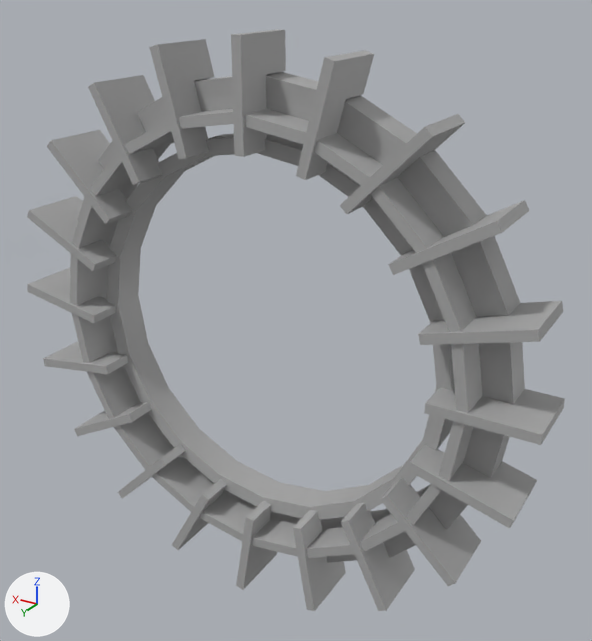
One commit to the FBX model Assets/Models/Waterwheel/waterwheel.fbx: the scene before it, then after it.
Both versions are drawn from a 50 mm camera at (-6.65, 11.27, 10.36) aimed at (-0.32, 0.71, 5.09). Arrows for +X, +Y and +Z are at lower left; the lights stay in place. Where no turn or scale is listed for an object, it has been applied to the vertices.
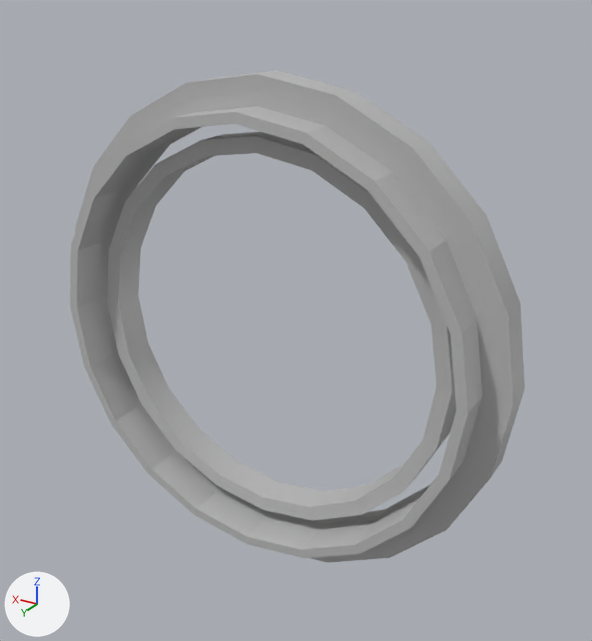
Where the newer file only moved an object's origin or applied its transform, the numbers keep the older frame.

What differs and where, as boxes (x1, y1, x2, y2) in the pictures (592 x 641 px):
'pCube8', deleted: before (231, 29, 286, 157)
'pCube14', deleted: before (407, 445, 537, 528)
'pCube31', deleted: before (149, 39, 215, 160)
'pCube13', deleted: before (424, 387, 565, 445)
'pCube9', deleted: before (296, 50, 374, 180)
'pCube15', deleted: before (380, 478, 481, 586)
'pCube30', deleted: before (88, 75, 163, 185)
'pCube12', deleted: before (418, 301, 564, 345)
'pCube29', deleted: before (47, 130, 133, 224)
'pCube16', deleted: before (341, 503, 415, 611)
'pCube10', deleted: before (340, 114, 465, 214)
'pCube28', deleted: before (27, 196, 118, 271)
'pCube32', deleted: before (293, 510, 346, 611)
'pCube11', deleted: before (388, 200, 529, 275)
'pCube27', deleted: before (27, 268, 116, 323)
'pCube33', deleted: before (236, 500, 277, 590)
'pCube25', deleted: before (43, 342, 129, 374)
'pCube34', deleted: before (172, 479, 227, 550)
'pCube24', deleted: before (74, 402, 152, 436)
'pCube35', deleted: before (118, 444, 185, 499)

The change, as a diff of the scene's bpy script:
```diff
--- a/Assets/Models/Waterwheel/waterwheel.fbx.py
+++ b/Assets/Models/Waterwheel/waterwheel.fbx.py
@@ ob_pcube8 @@
-ob_pcube8 = bpy.data.objects.new('pCube8', me_mesh_002)
-ob_pcube8.location = (0.11, 0.55, 8.97)
@@ ob_pcube12 @@
-ob_pcube12 = bpy.data.objects.new('pCube12', me_mesh_006)
-ob_pcube12.location = (-3.87, 0.55, 6.07)
@@ ob_pcube16 @@
-ob_pcube16 = bpy.data.objects.new('pCube16', me_mesh_010)
-ob_pcube16.location = (-2.35, 0.55, 1.4)
@@ ob_pcube27 @@
-ob_pcube27 = bpy.data.objects.new('pCube27', me_mesh_013)
-ob_pcube27.location = (4.29, 0.55, 4.78)
@@ ob_pcube30 @@
-ob_pcube30 = bpy.data.objects.new('pCube30', me_mesh_016)
-ob_pcube30.location = (2.57, 0.55, 8.17)
@@ ob_pcube28 @@
-ob_pcube28 = bpy.data.objects.new('pCube28', me_mesh_014)
-ob_pcube28.location = (4.09, 0.55, 6.07)
@@ ob_pcube33 @@
-ob_pcube33 = bpy.data.objects.new('pCube33', me_mesh_019)
-ob_pcube33.location = (0.11, 0.55, 0.6)
@@ ob_pcube25 @@
-ob_pcube25 = bpy.data.objects.new('pCube25', me_mesh_012)
-ob_pcube25.location = (4.09, 0.55, 3.49)
@@ ob_pcube9 @@
-ob_pcube9 = bpy.data.objects.new('pCube9', me_mesh_003)
-ob_pcube9.location = (-1.18, 0.55, 8.76)
@@ ob_pcube13 @@
-ob_pcube13 = bpy.data.objects.new('pCube13', me_mesh_007)
-ob_pcube13.location = (-4.07, 0.55, 4.78)
@@ ob_pcube14 @@
-ob_pcube14 = bpy.data.objects.new('pCube14', me_mesh_008)
-ob_pcube14.location = (-3.87, 0.55, 3.49)
@@ ob_pcube15 @@
-ob_pcube15 = bpy.data.objects.new('pCube15', me_mesh_009)
-ob_pcube15.location = (-3.27, 0.55, 2.32)
@@ ob_pcube29 @@
-ob_pcube29 = bpy.data.objects.new('pCube29', me_mesh_015)
-ob_pcube29.location = (3.5, 0.55, 7.24)
@@ ob_pcube34 @@
-ob_pcube34 = bpy.data.objects.new('pCube34', me_mesh_020)
-ob_pcube34.location = (1.4, 0.55, 0.8)
@@ ob_pcube24 @@
-ob_pcube24 = bpy.data.objects.new('pCube24', me_mesh_011)
-ob_pcube24.location = (3.5, 0.55, 2.32)
@@ ob_pcube10 @@
-ob_pcube10 = bpy.data.objects.new('pCube10', me_mesh_004)
-ob_pcube10.location = (-2.35, 0.55, 8.17)
@@ ob_pcube32 @@
-ob_pcube32 = bpy.data.objects.new('pCube32', me_mesh_018)
-ob_pcube32.location = (-1.18, 0.55, 0.8)
@@ ob_pcube31 @@
-ob_pcube31 = bpy.data.objects.new('pCube31', me_mesh_017)
-ob_pcube31.location = (1.4, 0.55, 8.76)
@@ ob_pcube35 @@
-ob_pcube35 = bpy.data.objects.new('pCube35', me_mesh_021)
-ob_pcube35.location = (2.57, 0.55, 1.4)
@@ ob_pcube11 @@
-ob_pcube11 = bpy.data.objects.new('pCube11', me_mesh_005)
-ob_pcube11.location = (-3.27, 0.55, 7.24)
```
